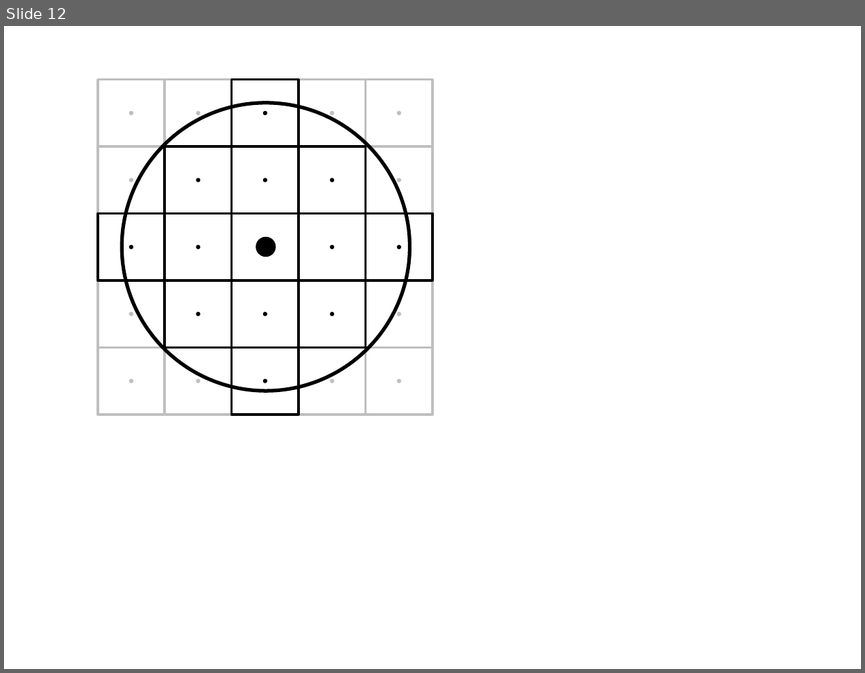
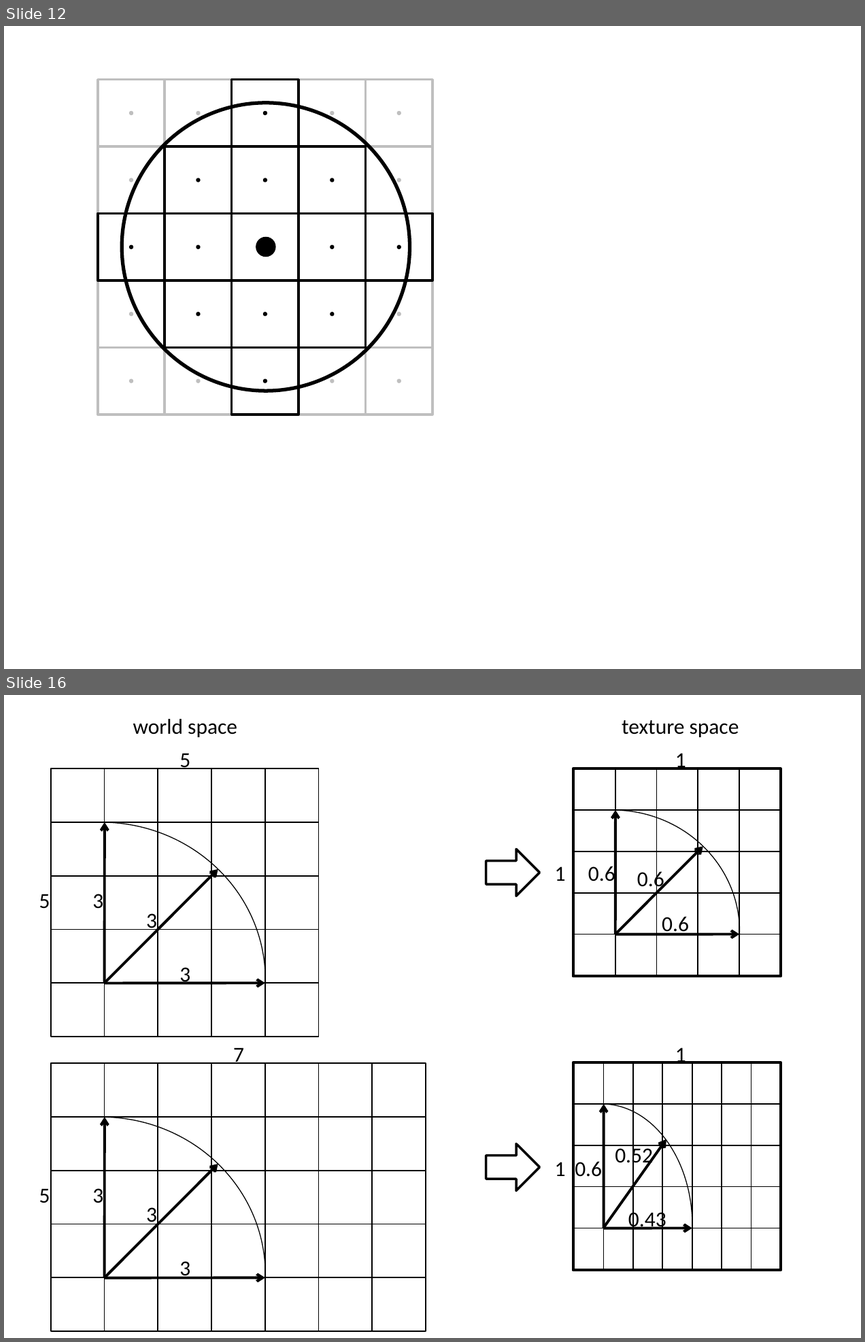
Before and after one commit to pflaumental/fluid-particles, a slide deck: thesis/drawings.pptx. Shown one above the other, each under a label of ours: slide 12 before the commit, slides 12 and 16 after it; the slides between them are not shown. The pictures are 865x673 and 865x1342 pixels, drawn with LibreOffice and Linux fonts; fonts in the diff are those of the drawing. Boxes give left, top, right and bottom in pixels: in the first picture for what was removed or moved away, otherwise in the second. Text is boxed around its words. In the diff, an @@ line names an element or a change of style, - is before the commit and + after.

```diff
--- a/thesis/drawings.pptx
+++ b/thesis/drawings.pptx
@@ slide 16 added at (4, 695, 861, 1338), background #FFFFFF @@
@@ text added at (133, 719, 237, 737), 18 pt, text #000000 @@
+world space
@@ text added at (621, 720, 739, 737), 18 pt, text #000000 @@
+texture space
@@ text added at (179, 753, 190, 769), 18 pt, text #000000 @@
+5
@@ text added at (675, 753, 686, 770), 18 pt, text #000000 @@
+1
@@ group added at (486, 768, 781, 1053): 26 rectangles, 3 arrows, 1 arc (boxed as its full ellipse) @@
@@ group added at (4, 768, 320, 1136): 25 rectangles, 3 arrows, 1 arc (boxed as its full ellipse) @@
@@ right arrow added at (486, 849, 541, 896), fill #FFFFFF, outline #000000 2 pt @@
@@ text added at (555, 866, 566, 881), 18 pt, text #000000 @@
+1
@@ text added at (588, 863, 615, 886), 18 pt, text #000000 @@
+0.6
@@ text added at (637, 868, 664, 892), 18 pt, text #000000 @@
+0.6
@@ text added at (39, 894, 50, 909), 18 pt, text #000000 @@
+5
@@ text added at (92, 894, 103, 909), 18 pt, text #000000 @@
+3
@@ text added at (146, 913, 157, 933), 18 pt, text #000000 @@
+3
@@ text added at (662, 916, 689, 936), 18 pt, text #000000 @@
+0.6
@@ text added at (179, 967, 190, 985), 18 pt, text #000000 @@
+3
@@ text added at (233, 1047, 244, 1064), 18 pt, text #000000 @@
+7
@@ text added at (675, 1047, 686, 1064), 18 pt, text #000000 @@
+1
@@ group added at (511, 1063, 781, 1338): 36 rectangles, 3 arrows, 1 arc (boxed as its full ellipse) @@
@@ group added at (4, 1064, 426, 1338): 35 rectangles, 1 arc (boxed as its full ellipse) @@
@@ arrow added from (104, 1278) to (104, 1117), #000000 2.25 pt @@
@@ right arrow added at (486, 1143, 541, 1190), fill #FFFFFF, outline #000000 2 pt @@
@@ arrow added from (104, 1278) to (218, 1164), #000000 2.25 pt @@
@@ text added at (555, 1161, 566, 1176), 18 pt, text #000000 @@
+1
@@ text added at (575, 1161, 602, 1176), 18 pt, text #000000 @@
+0.6
@@ text added at (615, 1144, 653, 1167), 18 pt, text #000000 @@
+0.52
@@ text added at (39, 1188, 50, 1203), 18 pt, text #000000 @@
+5
@@ text added at (92, 1188, 103, 1203), 18 pt, text #000000 @@
+3
@@ text added at (146, 1207, 157, 1226), 18 pt, text #000000 @@
+3
@@ text added at (628, 1208, 666, 1231), 18 pt, text #000000 @@
+0.43
@@ text added at (179, 1261, 190, 1279), 18 pt, text #000000 @@
+3
@@ arrow added from (104, 1278) to (265, 1278), #000000 2.25 pt @@
```
Also in this commit, not shown: 6 other slides added, 1 other file.
